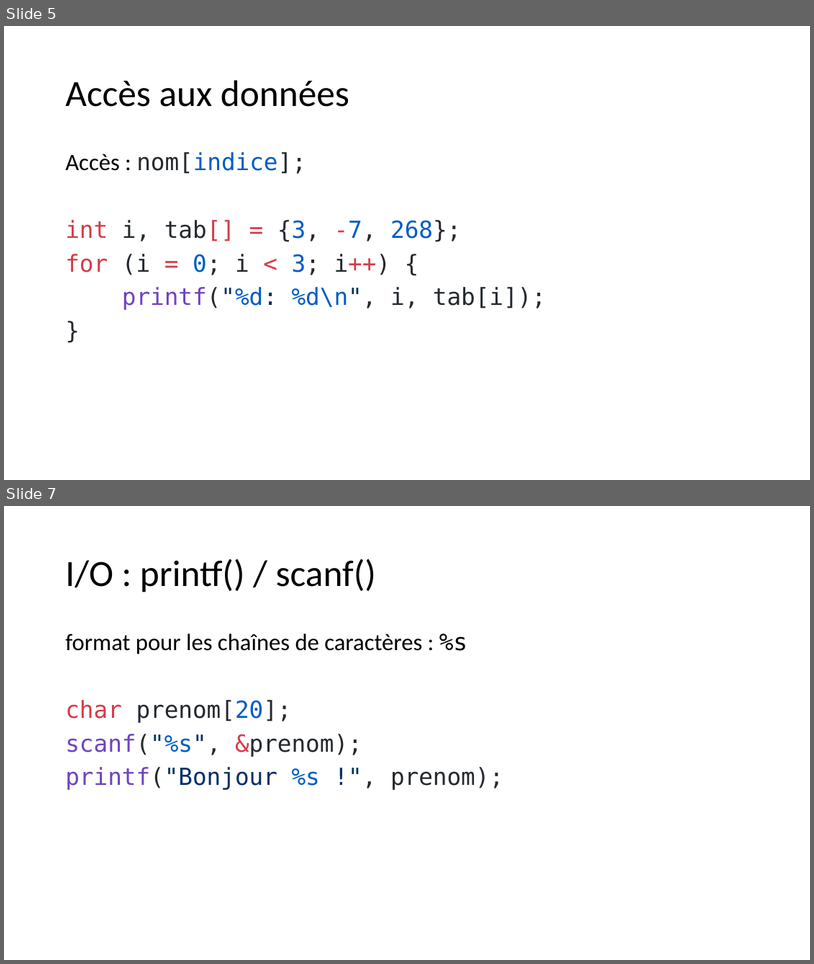
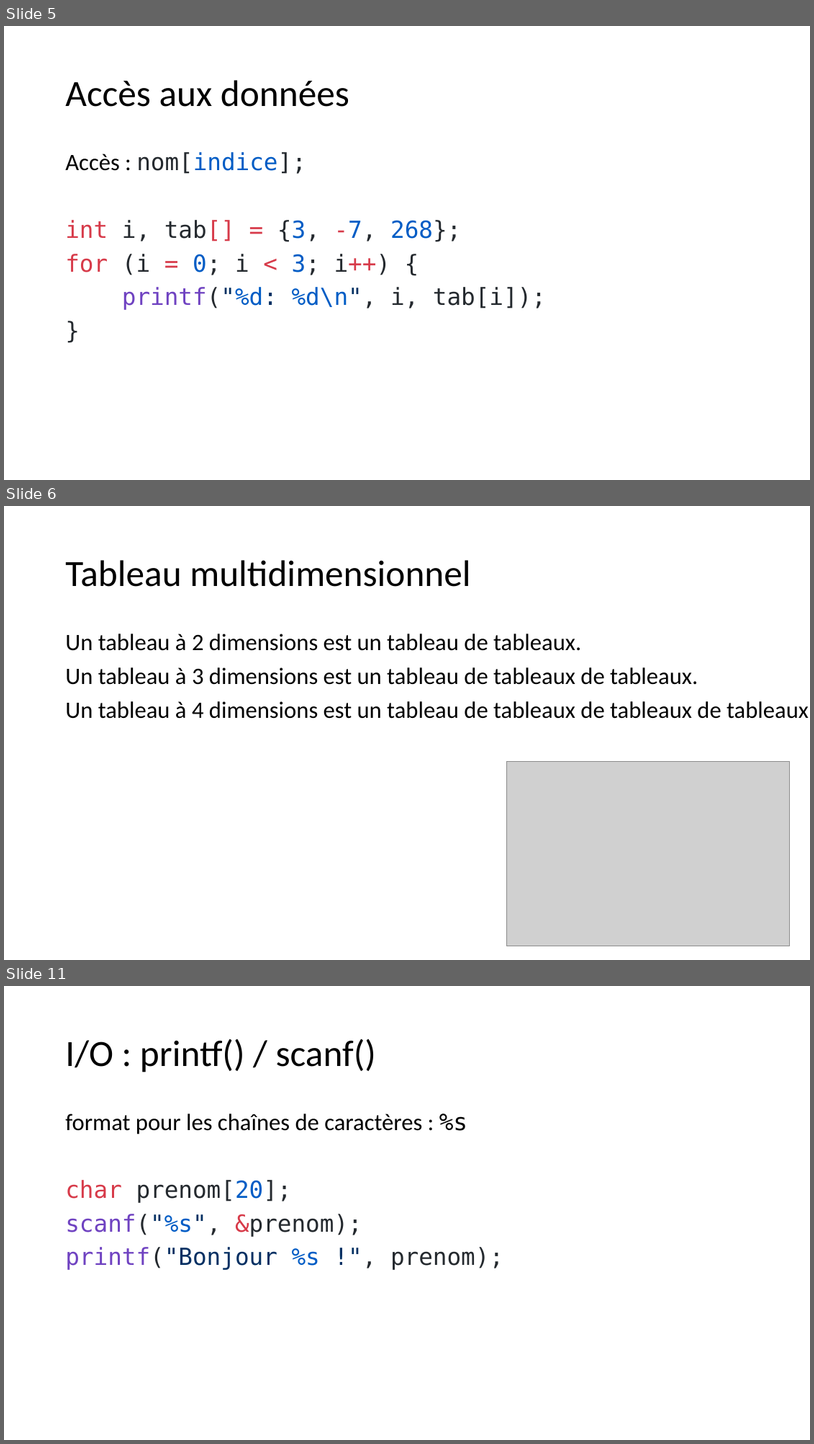
Before and after one commit to Firestorm49/bts-1, a slide deck: 03_Tableaux/tableaux.pptx. Shown one above the other, each under a label of ours: slides 5 and 7 before the commit, slides 5, 6 and 11 after it; the slides between them are not shown. The pictures are 814x964 and 814x1444 pixels, drawn with LibreOffice and Linux fonts; fonts in the diff are those of the drawing; grey boxes stand for pictures. Boxes give left, top, right and bottom in pixels: in the first picture for what was removed or moved away, otherwise in the second. Text is boxed around its words. In the diff, an @@ line names an element or a change of style, - is before the commit and + after.

Commit message:
tableaux et exos

```diff
--- a/03_Tableaux/tableaux.pptx
+++ b/03_Tableaux/tableaux.pptx
@@ slide 6 added at (x1=4, y1=506, x2=810, y2=960), background #FFFFFF @@
@@ title added at (x1=65, y1=560, x2=471, y2=587), 44 pt, text #000000 @@
+Tableau multidimensionnel
@@ text added at (x1=65, y1=633, x2=809, y2=718), 28 pt, text #000000 @@
+Un tableau à 2 dimensions est un tableau de tableaux.
+Un tableau à 3 dimensions est un tableau de tableaux de tableaux.
+Un tableau à 4 dimensions est un tableau de tableaux de tableaux de tableaux
@@ picture added at (x1=507, y1=762, x2=790, y2=946) @@
@@ what was slide 7 is now slide 11 @@
```
Also in this commit, not shown: 2 slides changed, 12 other slides added, 2 other files.
